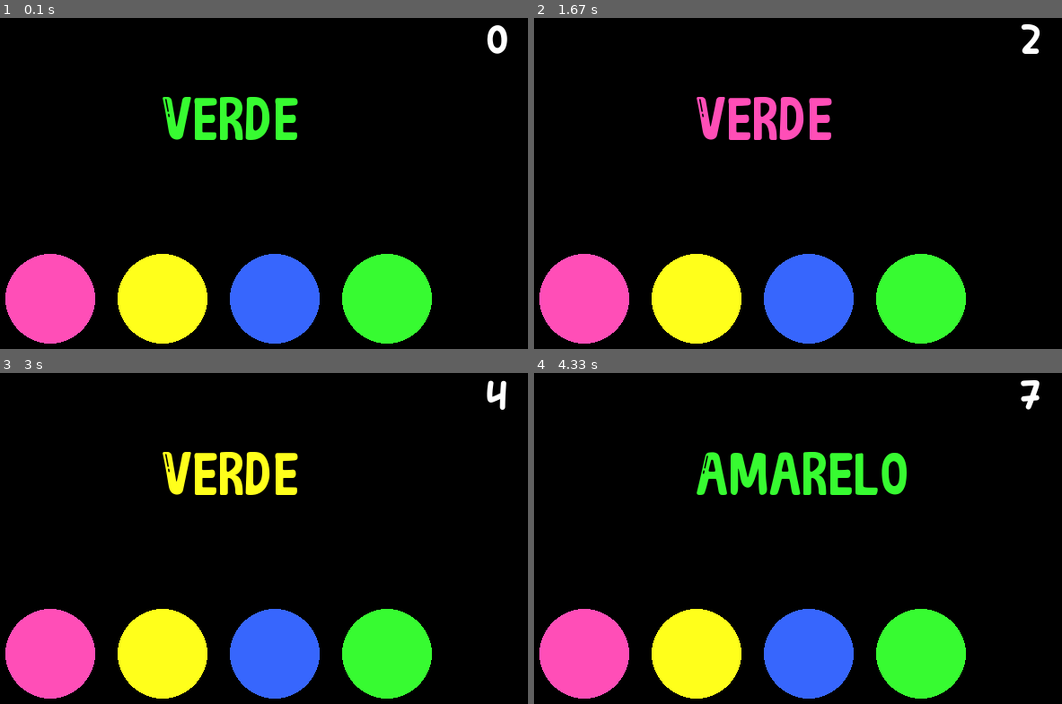
Above: before the commit, frames 1-4 (two rows, left to right).
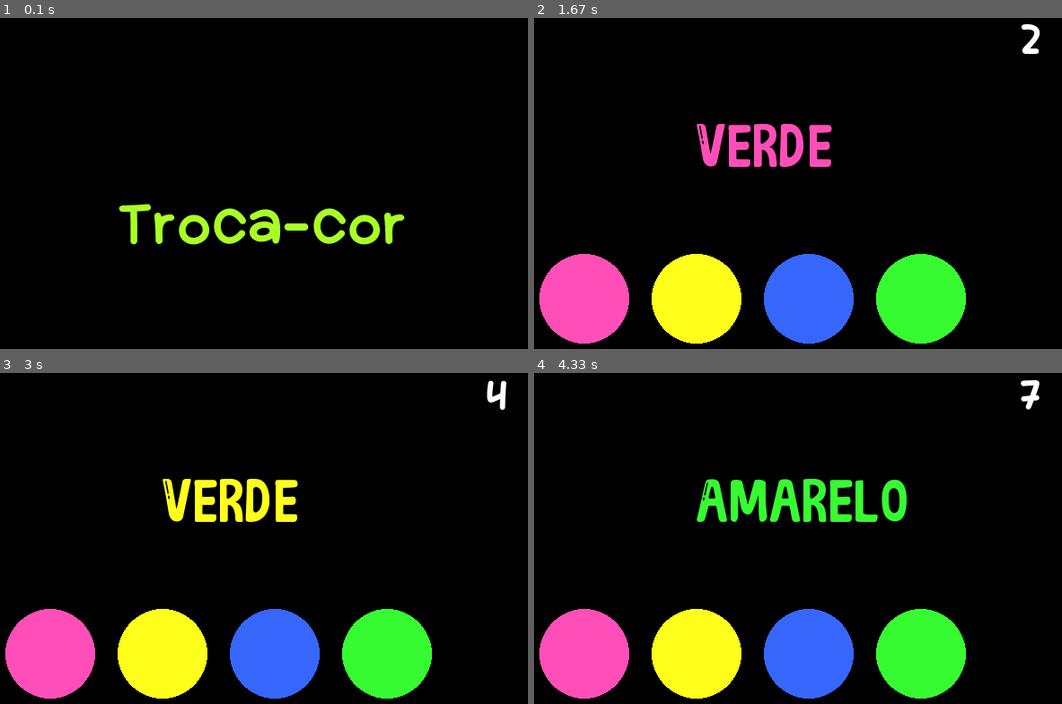
Above: after the commit, the same moments.

Repository: samara-c/Genius_Modificado_Pygame
Game: pygame game, started from Main.py
Same seed, same stepped clock (60 frames per second), same inputs: the game is played once before the commit and once after it.
Inputs (mouse positions are in pixels of both pictures, inside the frame that each line leads up to):
- Up to frame 1 (0.1 s): no input
- Up to frame 2 (1.67 s): press the mouse at (745, 239) at 0.37 s; move the mouse to (655, 226) at 0.47 s; release the mouse at (570, 213) at 0.6 s; press the mouse at (586, 299) at 0.7 s; move the mouse to (544, 200) at 0.8 s; release the mouse at (outside the picture) at 0.93 s; press the mouse at (808, 299) at 1.1 s; move the mouse to (908, 339) at 1.2 s; move the mouse to (outside the picture) at 1.3 s; release the mouse at (outside the picture) at 1.33 s; press the mouse at (586, 299) at 1.5 s; move the mouse to (586, 325) at 1.6 s
- Up to frame 3 (3 s): release the mouse at (outside the picture) at 1.73 s; press the mouse at (385, 654) at 1.9 s; move the mouse to (195, 644) at 2 s; release the mouse at (5, 634) at 2.13 s; press the mouse at (385, 654) at 2.3 s; move the mouse to (427, 525) at 2.4 s; release the mouse at (475, 392) at 2.53 s; press the mouse at (163, 654) at 2.7 s; move the mouse to (168, 525) at 2.8 s; release the mouse at (174, 396) at 2.93 s
- Up to frame 4 (4.33 s): press the mouse at (919, 654) at 3.1 s; move the mouse to (798, 631) at 3.2 s; move the mouse to (676, 608) at 3.3 s; release the mouse at (676, 608) at 3.33 s; press the mouse at (919, 654) at 3.5 s; move the mouse to (861, 594) at 3.6 s; release the mouse at (798, 538) at 3.73 s; press the mouse at (586, 654) at 3.9 s; move the mouse to (586, 617) at 4 s; release the mouse at (592, 584) at 4.13 s; press the mouse at (808, 654) at 4.3 s

The runs differ from the first frame. In frame 1, 19% of the frame differs, in the area x 1-97%, y 2-99%; in frame 2, 3.2%; in frame 3, 3.2%; in frame 4, 4.8%.

Commit message:
Tela de inicio adicionada e funcionando

Diff:
--- a/Main.py
+++ b/Main.py
@@ -17,6 +17,7 @@
 AZUL_COR=(55, 102, 253)
 VERDE_COR=(55, 251, 49)
 PRETO_COR=(0,0,0)
+VERDE_LIMAO_COR=(169, 255, 36)
 
 FPS = 10 # frames per second setting
 fpsClock = pygame.time.Clock()
@@ -31,6 +32,7 @@
 arial_font = pygame.font.SysFont('arial',40)
 quickens_font = pygame.font.Font(caminho_fontes+"QUICKENS.ttf",55)
 yogurt_mango_font = pygame.font.Font(caminho_fontes+"Yogurt Mango.ttf", 40)
+yogurt_mango_font_maior = pygame.font.Font(caminho_fontes+"Yogurt Mango.ttf", 50)
 
 
 
@@ -40,10 +42,14 @@
 vetor_cores_nomes=["Rosa", "Amarelo", "Azul", "Verde"]
 
 #Flags
+tela_inicio_jogo = True
+comeco_jogo = False
 
 
 class Tela():
 
+    tela_inicio_jogo = True
+    comeco_jogo = False
     valor = 125
     pos_x = 0
     pos_y = 0
@@ -123,11 +129,27 @@
 
     def escreveCorNaTela(self):
         textofinal = quickens_font.render((vetor_cores_nomes[self.num_cor]), True, (vetor_cores[self.num_cor_do_texto]))
-        screen.blit(textofinal, (350, 125))
+        screen.blit(textofinal, (350, 155))
 
     def escrevePontosNaTela(self):
         textoPontos = yogurt_mango_font.render(str(self.pontos), True, BRANCO_COR)
         screen.blit(textoPontos, (710,30))
+
+
+    def telaDeInicio(self):
+        screen.fill(PRETO_COR)
+        textoTitulo = yogurt_mango_font_maior.render("Troca-cor", True, VERDE_LIMAO_COR)
+        screen.blit(textoTitulo, (300,230))
+
+
+        pygame.event.pump()
+        click = pygame.mouse.get_pressed()
+
+        if  click[0]:
+            print("CLICADO")
+            self.tela_inicio_jogo = False
+            self.comeco_jogo = True
+
 
 
 
@@ -138,23 +160,21 @@
 tela_obj = Tela()
 while running:
 
-    # Did the user click the window close button?
-    for event in pygame.event.get():
-
-
-        if event.type == pygame.QUIT:
-            running = False
-
-
-    screen.fill(PRETO_COR)
-    tela_obj.escrevePontosNaTela()
-    tela_obj.desenha_circulos()
-    tela_obj.sorteiaCor()
-    tela_obj.escreveCorNaTela()
+    #Carrega a tela de inicio e aguarda um clique para iniciar o jogo
+    if tela_obj.tela_inicio_jogo:
+        tela_obj.telaDeInicio()
 
 
 
-    tela_obj.checa_colisao()
+
+
+    if tela_obj.comeco_jogo:
+        screen.fill(PRETO_COR)
+        tela_obj.escrevePontosNaTela()
+        tela_obj.desenha_circulos()
+        tela_obj.sorteiaCor()
+        tela_obj.escreveCorNaTela()
+        tela_obj.checa_colisao()
 
 
 
@@ -162,7 +182,11 @@
 
 
 
+    for event in pygame.event.get():
 
+
+        if event.type == pygame.QUIT:
+            running = False
     # Flip the display
     pygame.display.flip()
     fpsClock.tick(FPS)
